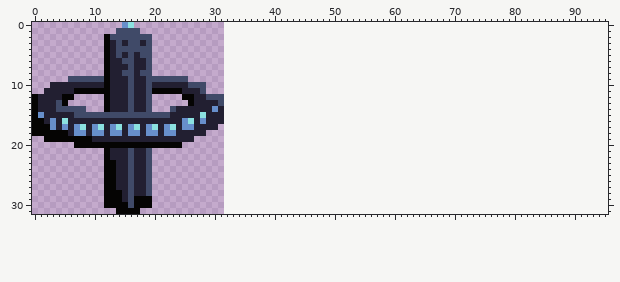
Two states of a sprite sheet, godot/sprites/station001.png. The picture above is the old version.
The file is 32x32 pixels. The old version is drawn lined up with the new one, on the new canvas.
After the commit:
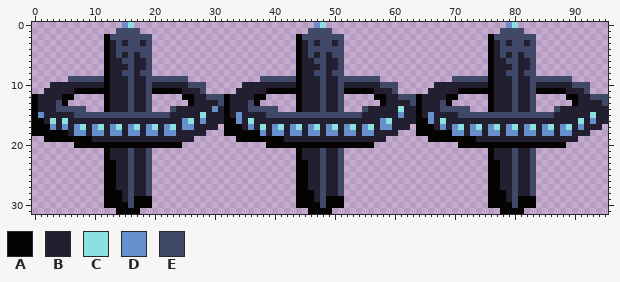
Palette (. is transparent): A #050403  B #221f31  C #8be1e0  D #678fcb  E #404a68
Change:
canvas 32x32 -> 96x32
y 0: x 47..48 .. -> DC; x 79..80 .. -> DC
y 1: x 46..49 .... -> EEEE; x 78..81 .... -> EEEE
y 2: x 44..51 ........ -> AEEEEEEE; x 76..83 ........ -> AEEEEEEE
y 3: x 44..51 ........ -> ABEBEEBE; x 76..83 ........ -> ABEBEEBE
y 4: x 44..51 ........ -> ABEEEEEE; x 76..83 ........ -> ABEEEEEE
y 5: x 44..51 ........ -> ABEBEBEE; x 76..83 ........ -> ABEBEBEE
y 6: x 44..51 ........ -> ABBEEBBE; x 76..83 ........ -> ABBEEBBE
y 7: x 44..51 ........ -> ABBBEBBE; x 76..83 ........ -> ABBBEBBE
y 8: x 44..51 ........ -> ABBEEBEE; x 76..83 ........ -> ABBEEBEE
y 9: x 38..57 .................... -> EEEEEEABBBEBBEEEEEEE; x 70..89 .................... -> EEEEEEABBBEBBEEEEEEE
y 10: x 35..60 .......................... -> BBBBBBBBBABBBEBBEBBBBBBEEE; x 67..92 .......................... -> BBBBBBBBBABBBEBBEBBBBBBEEE
y 11: x 34..60 ........................... -> BBBBBAAAAAABBBEBBEAAAAABBBE; x 66..92 ........................... -> BBBBBAAAAAABBBEBBEAAAAABBBE
y 12: x 32..38 ....... -> ABBBBAA; x 44..51 ........ -> ABBBEBBE; x 57..70 .............. -> AABBEEEABBBBAA; x 76..83 ........ -> ABBBEBBE; x 89..95 ....... -> AABBEEE
y 13: x 32..37 ...... -> ABBBEA; x 44..51 ........ -> ABBBEBBE; x 58..69 ............ -> ABBBBEABBBEA; x 76..83 ........ -> ABBBEBBE; x 90..95 ...... -> ABBBBE
y 14: x 32..40 ......... -> ABBBEEEEE; x 44..51 ........ -> ABBBEBBE; x 55..72 .................. -> EBBBBBCBBABBBEEEEE; x 76..83 ........ -> ABBBEBBE; x 87..95 ......... -> EBBBBBBBB
y 15: x 32..95 ................................................................ -> ABDBBBBEEEEEEEEEEEEEEEEBBBBBBDBBABDBBBBEEEEEEEEEEEEEEEEBBBBBBCBB
y 16: x 3 D -> C; x 32..95 ................................................................ -> AADBCBBBBBBBBBBBBBBBBBBBBBDCBBBBAADBCBBBBBBBBBBBBBBBBBBBBBBCBDBB
y 17: x 32..62 ............................... -> AAABDBCBDCBDCBDCBDCBDCBDCBDDBBB; x 64..94 ............................... -> AAABDBDCBDCBDCBDCBDCBDCBDCBDBBB
y 18: x 32..60 ............................. -> AAAAAADBDDBDDBDDBDDBDDBDDBBBB; x 64..92 ............................. -> AAAAAADDBDDBDDBDDBDDBDDBDDBBB
y 19: x 34..58 ......................... -> AAAAAAAABBBBBBBBBBBBBBBBB; x 66..90 ......................... -> AAAAAAAABBBBBBBBBBBBBBBBB
y 20: x 39..56 .................. -> AAAAAAAAAAAAAAAAAA; x 71..88 .................. -> AAAAAAAAAAAAAAAAAA
y 21..22: x 44..51 ........ -> ABBBEBBE; x 76..83 ........ -> ABBBEBBE
y 23..27: x 44..51 ........ -> AABBEBBE; x 76..83 ........ -> AABBEBBE
y 28: x 44..51 ........ -> AAABEBBE; x 76..83 ........ -> AAABEBBE
y 29: x 44..51 ........ -> AAABEAAA; x 76..83 ........ -> AAABEAAA
y 30: x 44..51 ........ -> AAAAEAAA; x 76..83 ........ -> AAAAEAAA
y 31: x 46..49 .... -> AAAA; x 78..81 .... -> AAAA
Pixel boxes of the changes (left, top, right, bottom) in both pictures:
added: (224, 22, 608, 214)
changed: (50, 118, 56, 124)
